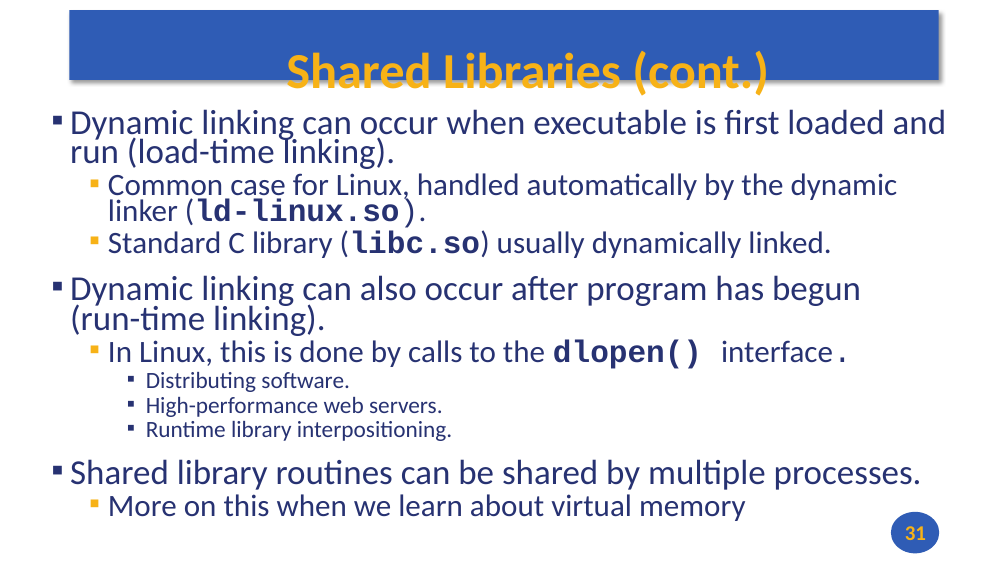
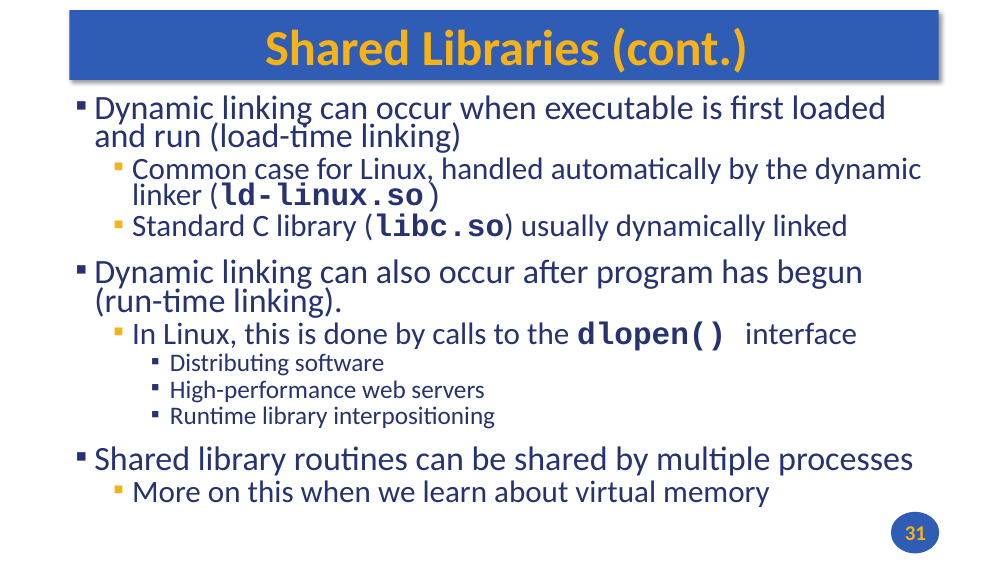
Before and after one commit to andrewt0301/hse-acos-course, a slide deck: slide 31 of docs/part2os/04_Linking/OS_Lecture_04.pptx. Drawn at 1008x567 pixels with LibreOffice and Linux fonts; fonts in the diff are those of the drawing. Boxes give left, top, right and bottom in pixels: in the first picture for what was removed or moved away, otherwise in the second. Text is boxed around its words. In the diff, an @@ line names an element or a change of style, - is before the commit and + after.

```diff
--- a/docs/part2os/04_Linking/OS_Lecture_04.pptx
+++ b/docs/part2os/04_Linking/OS_Lecture_04.pptx
@@ title "Shared Libraries (cont.)" rewrapped from [286, 47, 769, 100] to [265, 28, 748, 73] @@
@@ text "Dynamic linking can occur when ...": place and size @@
-text "Dynamic linking can occur when ..." at [70, 109, 946, 521]
+text "Dynamic linking can occur when ..." at [94, 95, 922, 507]
@@ text at [94, 95, 922, 241]: text changed @@
-▪ Dynamic linking can occur when executable is first loaded and run (load-time linking).
-  ▪ Common case for Linux, handled automatically by the dynamic linker (ld-linux.so).
-  ▪ Standard C library (libc.so) usually dynamically linked.
+▪ Dynamic linking can occur when executable is first loaded and run (load-time linking)
+  ▪ Common case for Linux, handled automatically by the dynamic linker (ld-linux.so)
+  ▪ Standard C library (libc.so) usually dynamically linked
@@ text at [94, 259, 863, 318]: size 33.3 to 32.4 pt in "Dynamic linking can also occur after program ..." @@
@@ text at [94, 321, 913, 476]: text changed; size 22.2 to 24.1 pt @@
-  ▪ In Linux, this is done by calls to the dlopen() interface.
-    ▪ Distributing software.
-    ▪ High-performance web servers.
-    ▪ Runtime library interpositioning.
-▪ Shared library routines can be shared by multiple processes.
+  ▪ In Linux, this is done by calls to the dlopen() interface
+    ▪ Distributing software
+    ▪ High-performance web servers
+    ▪ Runtime library interpositioning
+▪ Shared library routines can be shared by multiple processes
```
Also in this commit, not shown: 35 other slides changed, 1 other file.
